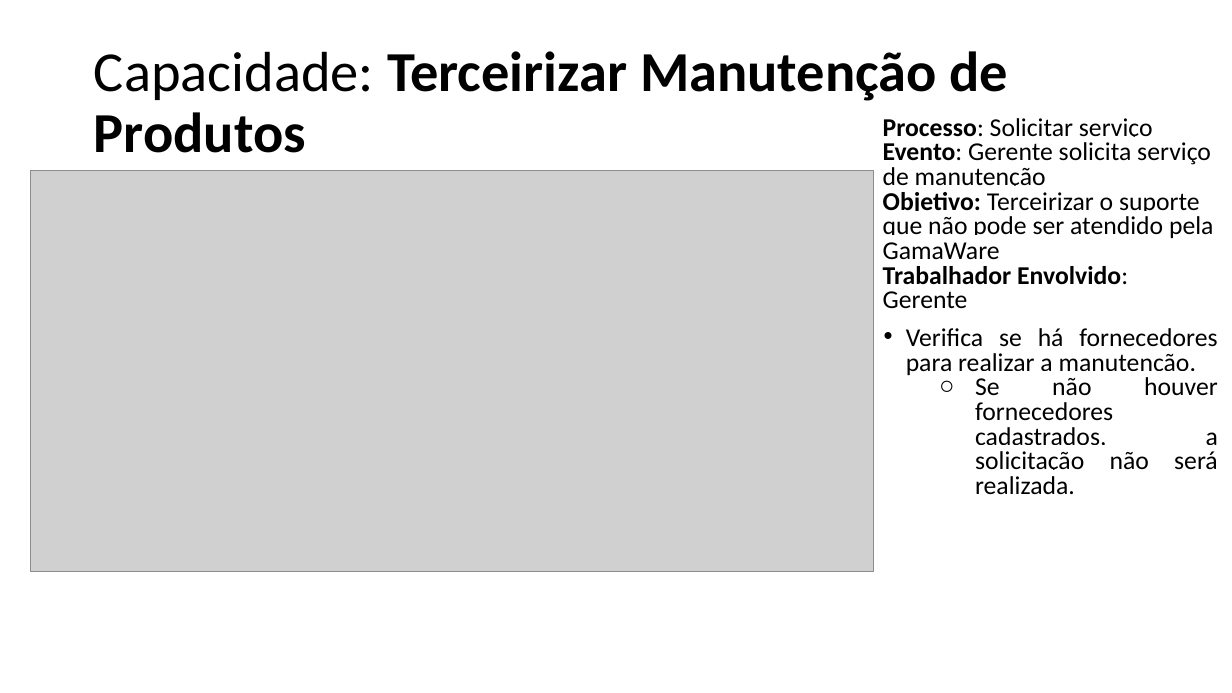
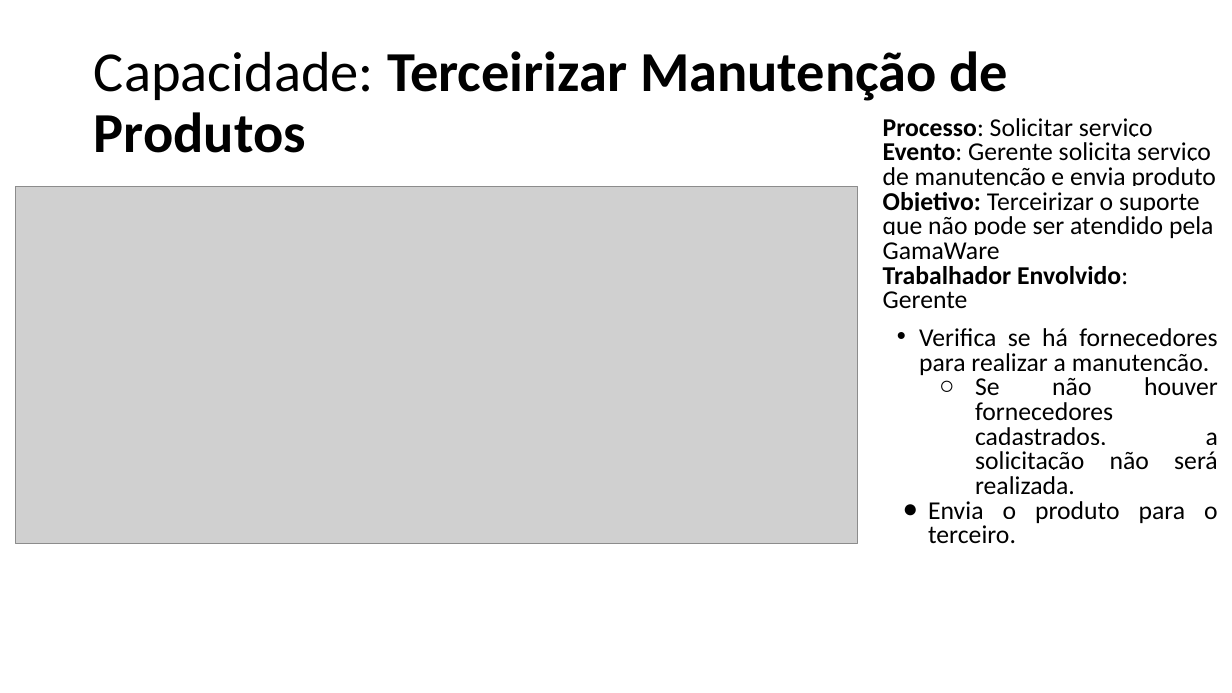
Before and after one commit to emersonsoaresdasilva/projeto-ope, a slide deck: slide 19 of 18-Descrição dos Processos de Negócio.pptx. Drawn at 1232x693 pixels with LibreOffice and Linux fonts; fonts in the diff are those of the drawing; grey boxes stand for pictures. Boxes give left, top, right and bottom in pixels: in the first picture for what was removed or moved away, otherwise in the second. Text is boxed around its words. In the diff, an @@ line names an element or a change of style, - is before the commit and + after.

```diff
--- a/18-Descrição dos Processos de Negócio.pptx
+++ b/18-Descrição dos Processos de Negócio.pptx
@@ text at [883,142,1216,186]: text changed @@
-Evento: Gerente solicita serviço de manutenção
+Evento: Gerente solicita serviço de manutenção e envia produto
@@ picture: place and size @@
-picture at [30,171,873,571]
+picture at [16,187,859,544]
@@ text at [919,328,1217,375]: indent changed @@
@@ text at [928,501,1218,543]: paragraph added @@
+● Envia o produto para o terceiro.
```
Also in this commit, not shown: 4 other slides changed, 2 other files.
